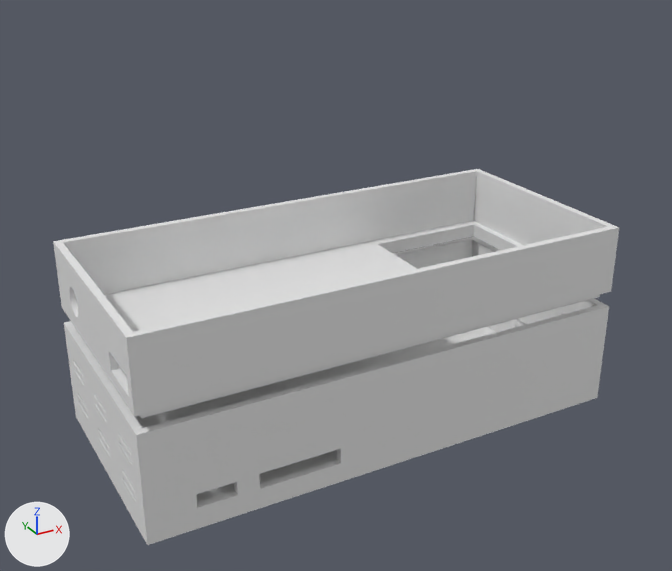
What one commit did to the Blender file 3d/case-staging.blend.
Both versions are drawn from a camera (50 mm lens) standing at (-109.0, -198.8, 124.3) and looking at (-1.2, -2.7, 26.2). Every picture has the same lights, and +X, +Y and +Z are marked at lower left.

Objects in the first picture: 'case-base3', 'case-middle-bottom3'.
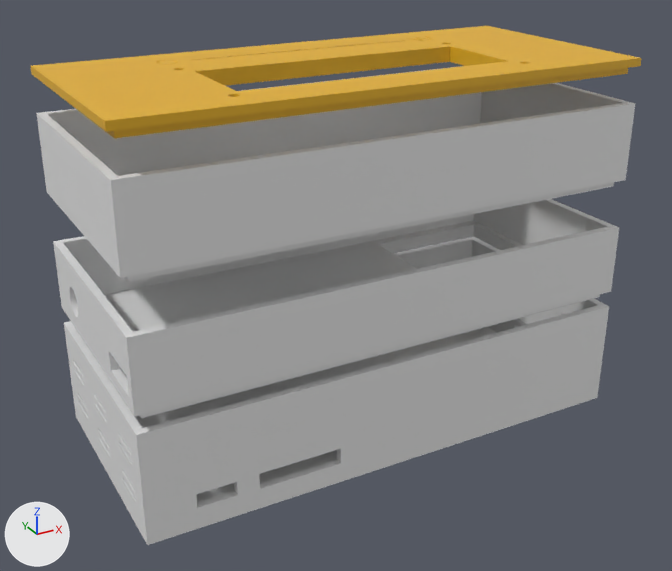
Boxes [x1, y1, x2, y2] around the edits, measured in the pictures (672 x 571 px):
'case-middle-top3', shown
    after: [36, 66, 635, 282]
'Lid', shown
    after: [31, 26, 641, 139]

The change, as a list of edits to the scene's bpy script:
```text
Change ob_case_middle_top3:
    remove ob_case_middle_top3.hide_set(True)  # its collection is switched off
Change ob_lid:
    remove ob_lid.hide_set(True)  # its collection is switched off
```
